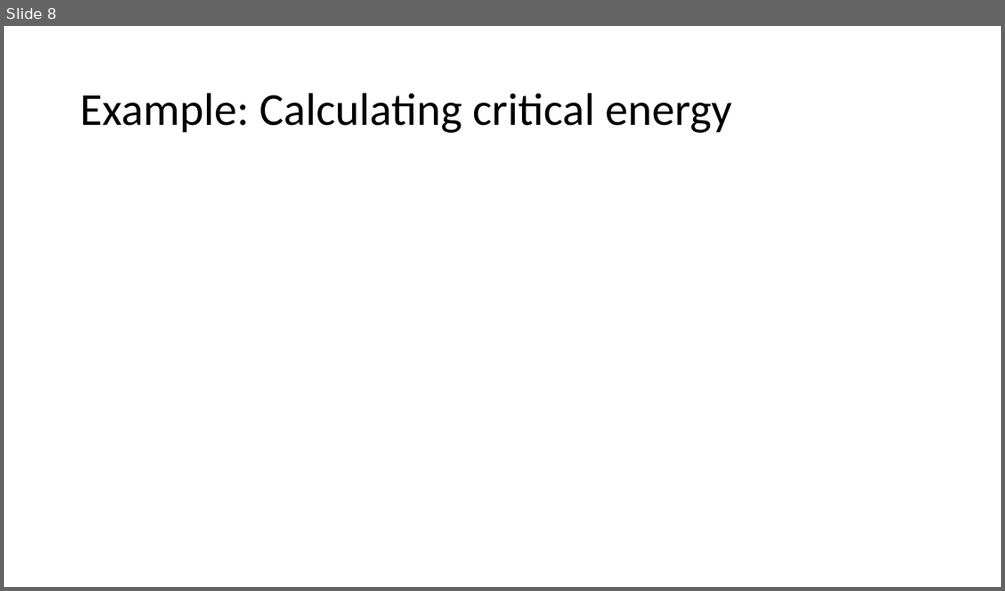
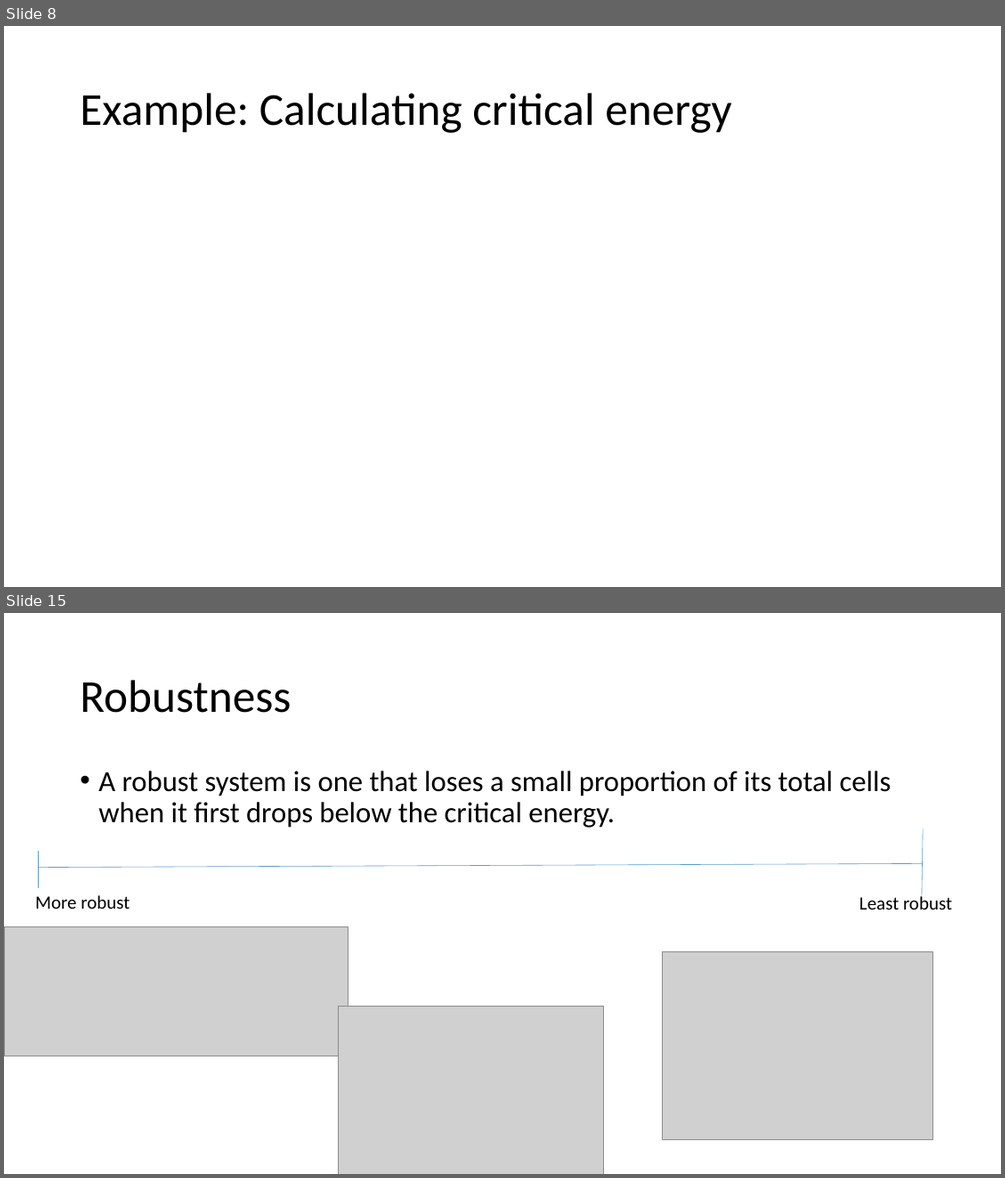
Before and after one commit to fpancald/Final-POL, a slide deck: FinalPPT.pptx. Shown one above the other, each under a label of ours: slide 8 before the commit, slides 8 and 15 after it; the slides between them are not shown. The pictures are 1005x591 and 1005x1178 pixels, drawn with LibreOffice and Linux fonts; fonts in the diff are those of the drawing; grey boxes stand for pictures. Boxes give left, top, right and bottom in pixels: in the first picture for what was removed or moved away, otherwise in the second. Text is boxed around its words. In the diff, an @@ line names an element or a change of style, - is before the commit and + after.

```diff
--- a/FinalPPT.pptx
+++ b/FinalPPT.pptx
@@ slide 15 added at box(4, 613, 1001, 1174), background #FFFFFF @@
@@ title added at box(80, 680, 291, 713), 44 pt, text #000000 @@
+Robustness
@@ text added at box(98, 771, 891, 827), 28 pt, text #000000 @@
+• A robust system is one that loses a small proportion of its total cells when it first drops below the critical energy.
@@ line added from (38, 851) to (38, 888), #5B9BD5 0.5 pt @@
@@ line added from (923, 828) to (922, 900), #5B9BD5 0.5 pt @@
@@ line added from (38, 868) to (922, 863), #5B9BD5 0.5 pt @@
@@ text added at box(35, 895, 129, 908), 18 pt, text #000000 @@
+More robust
@@ text added at box(859, 893, 952, 909), 18 pt, text #000000 @@
+Least robust
@@ picture added at box(4, 926, 348, 1055) @@
@@ picture added at box(662, 951, 932, 1139) @@
@@ picture added at box(339, 1005, 604, 1174) @@
```
Also in this commit, not shown: 2 slides changed, 8 other slides added, 6 slides removed, 1 other file.
